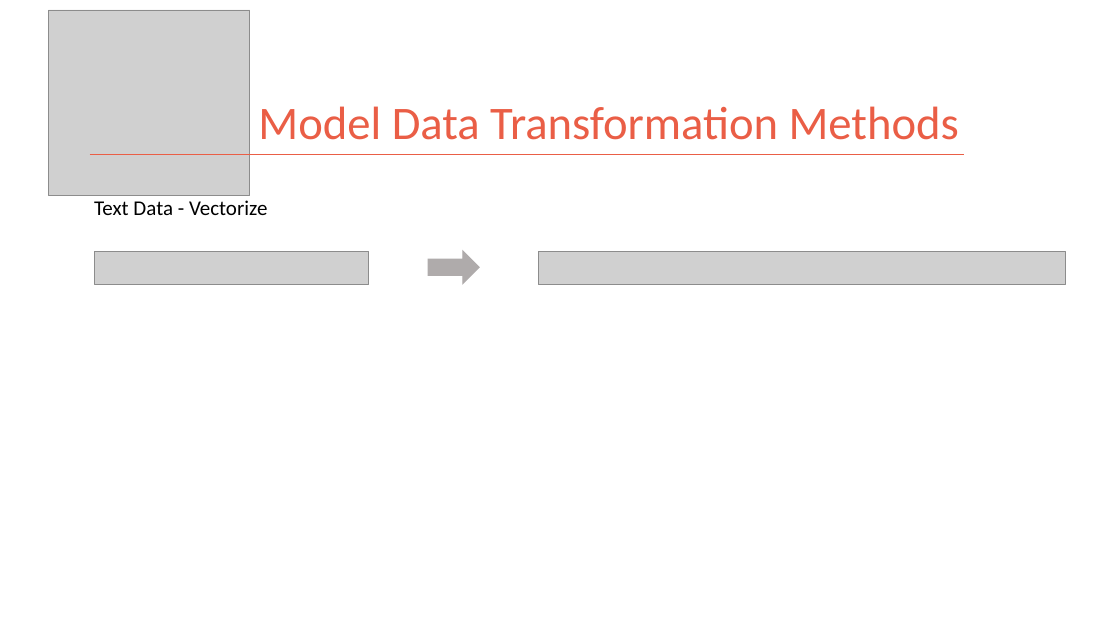
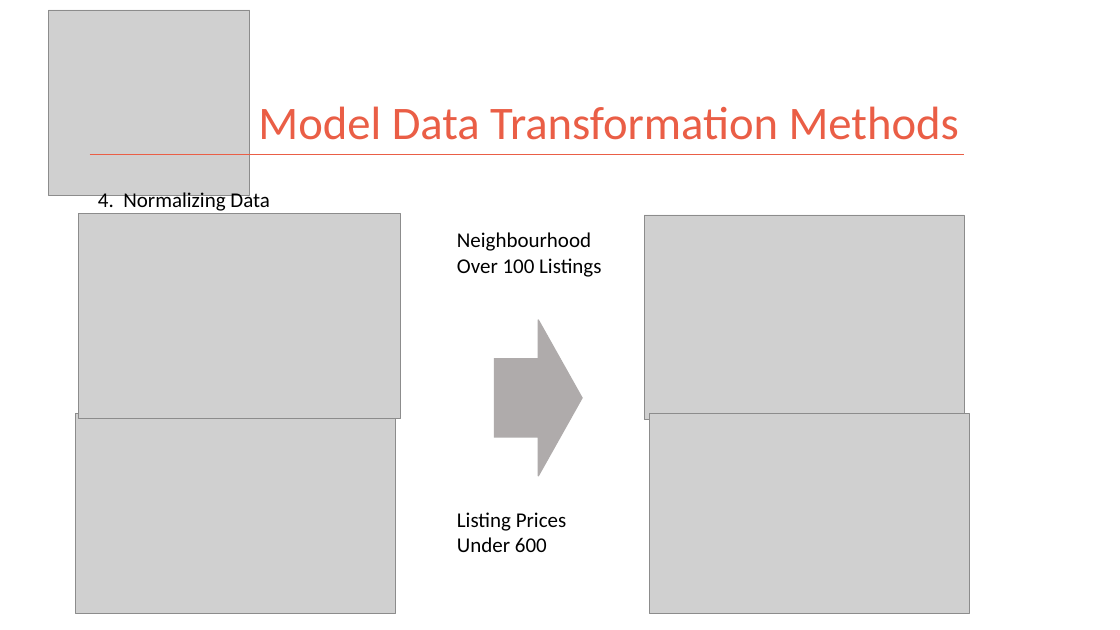
Before and after one commit to kman4/AirbnbPredictions, a slide deck: slide 5 of Airbnb Price Predictions (Model).pptx (slide 6 before the commit). Drawn at 1120x630 pixels with LibreOffice and Linux fonts; fonts in the diff are those of the drawing; grey boxes stand for pictures. Boxes give left, top, right and bottom in pixels: in the first picture for what was removed or moved away, otherwise in the second. Text is boxed around its words. In the diff, an @@ line names an element or a change of style, - is before the commit and + after.

```diff
--- a/Airbnb Price Predictions (Model).pptx
+++ b/Airbnb Price Predictions (Model).pptx
@@ text removed at box(94, 200, 267, 215) @@
-Text Data - Vectorize
@@ text added at box(98, 190, 270, 214), 18 pt, text #000000 @@
+4. Normalizing Data
@@ picture added at box(79, 213, 401, 418) @@
@@ text added at box(457, 232, 601, 277), 18 pt, text #000000 @@
+Neighbourhood Over 100 Listings
@@ picture added at box(644, 215, 965, 420) @@
@@ picture removed at box(95, 251, 369, 285) @@
@@ right arrow removed at box(429, 251, 479, 284) @@
@@ picture removed at box(539, 251, 1065, 285) @@
@@ right arrow added at box(495, 320, 582, 476), fill #AFABAB, outline #AFABAB 1 pt @@
@@ picture added at box(76, 413, 396, 613) @@
@@ picture added at box(649, 413, 970, 613) @@
@@ text added at box(457, 512, 566, 552), 18 pt, text #000000 @@
+Listing Prices Under 600
```
Also in this commit, not shown: 2 other slides changed, 1 slide removed, 4 other files.
